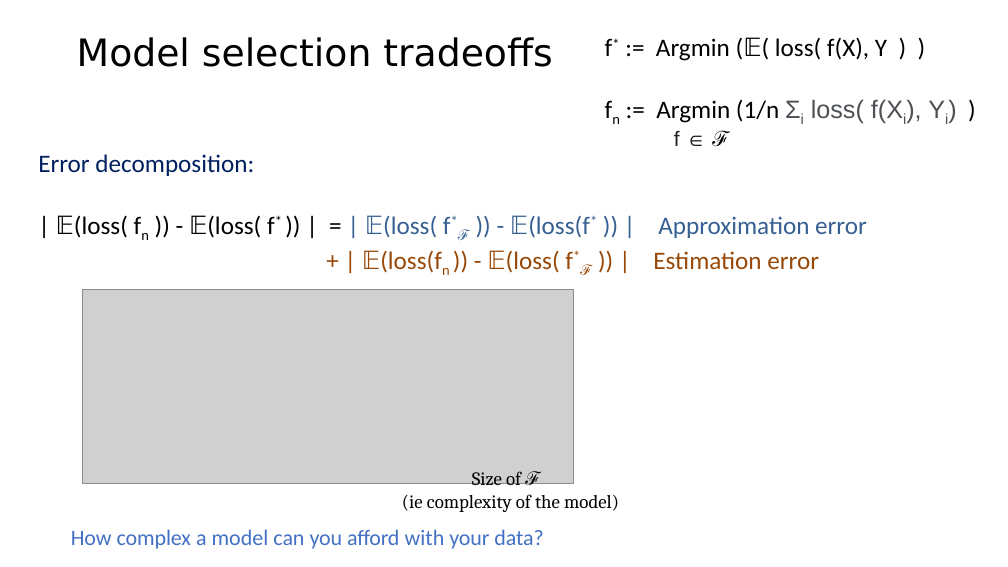
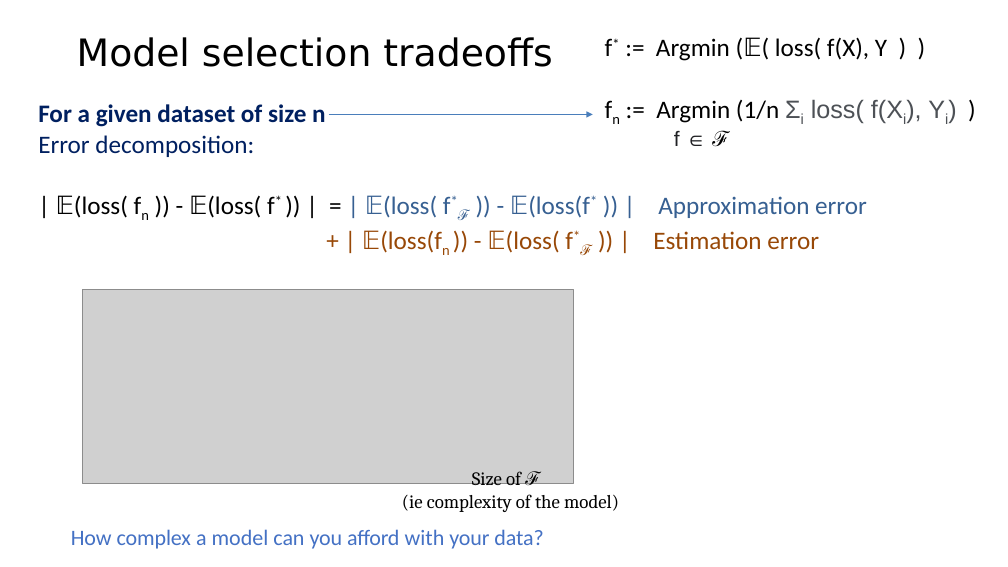
Before and after one commit to criteo-research/master-iasd, a slide deck: slide 13 of module3/session1/class1-part1-introduction.pptx (slide 16 before the commit). Drawn at 1008x567 pixels with LibreOffice and Linux fonts; fonts in the diff are those of the drawing; grey boxes stand for pictures. Boxes give left, top, right and bottom in pixels: in the first picture for what was removed or moved away, otherwise in the second. Text is boxed around its words. In the diff, an @@ line names an element or a change of style, - is before the commit and + after.

```diff
--- a/module3/session1/class1-part1-introduction.pptx
+++ b/module3/session1/class1-part1-introduction.pptx
@@ text at bbox=[38, 104, 325, 127]: paragraph added @@
+For a given dataset of size n
@@ text "For a given dataset of ...": place and size @@
-text "For a given dataset of ..." at bbox=[38, 154, 867, 275]
+text "For a given dataset of ..." at bbox=[38, 104, 867, 255]
@@ arrow added from (328, 115) to (593, 115), #4B7EBC 0.75 pt @@
```
Also in this commit, not shown: 8 other slides changed, 10 slides added, 14 slides removed, 3 other files.
